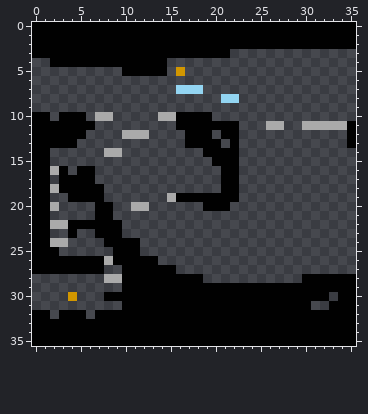
Two versions of one pixel-art sprite, AridArnold/Content/Campaigns/MainCampaign/Hub/0603.png. Above: the version before the commit.
The file is 36x36 pixels.
New version:
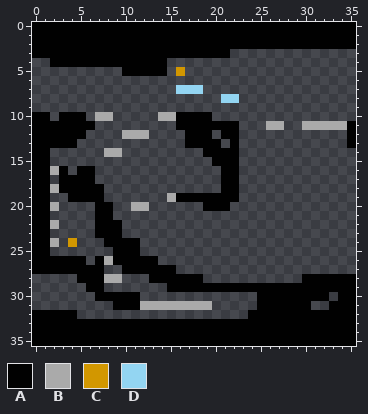
Palette (. is transparent): A #010101  B #aaaaaa  C #d39700fe  D #93d5f2
The exact change:
Colour A now appears in row 28 at x 5 to 7; in row 29 at x 6 to 7; in row 30 at x 7; in row 31 at x 9; in row 32 at x 2.
The author changed colour A to colour B in row 31 at x 12 to 19.
Colour C now appears in row 24 at x 4.
Colour A is removed in row 22 at x 4 to 6; in row 23 at x 4; in row 25 at x 2; in row 26 at x 6; in row 28 at x 10 to 12; in row 29 at x 10 to 14.
Colour A is removed in row 30 at x 12 to 24; in row 31 at x 20 to 24; in row 32 at x 5 and 7 to 23.
Colour B is removed in row 22 at x 3; in row 24 at x 3.
Colour C is removed in row 30 at x 4.
